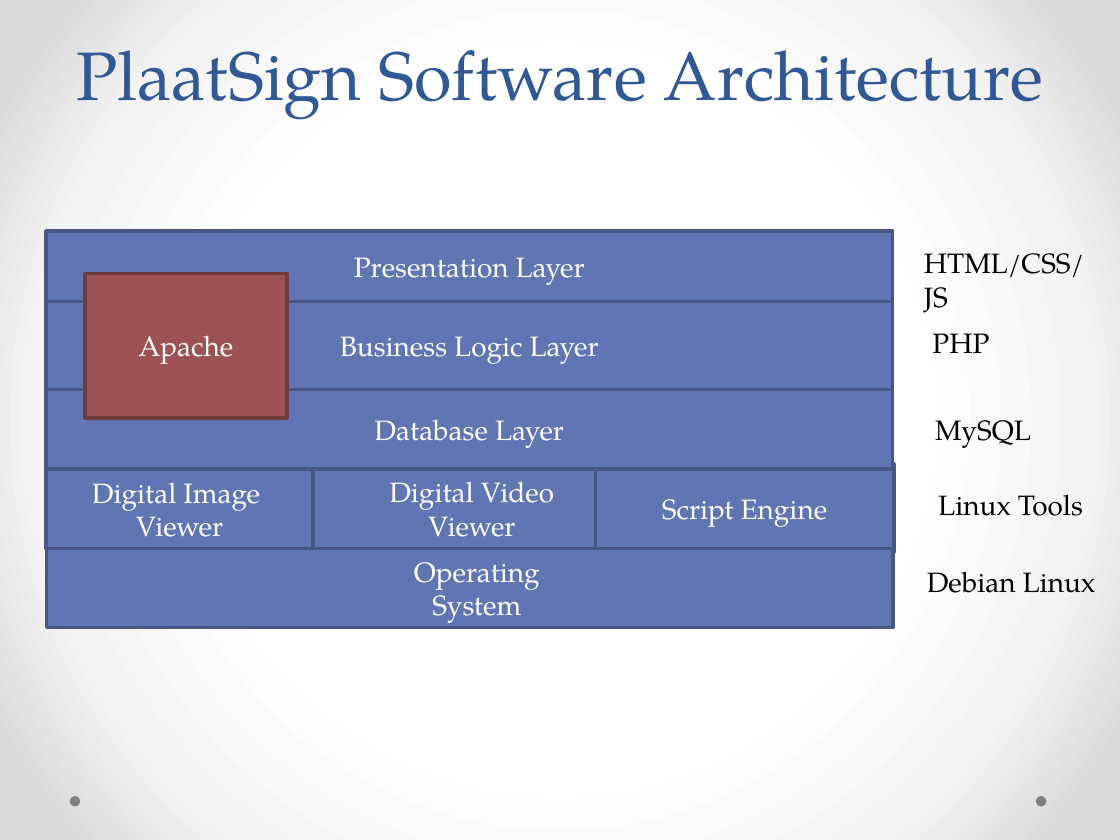
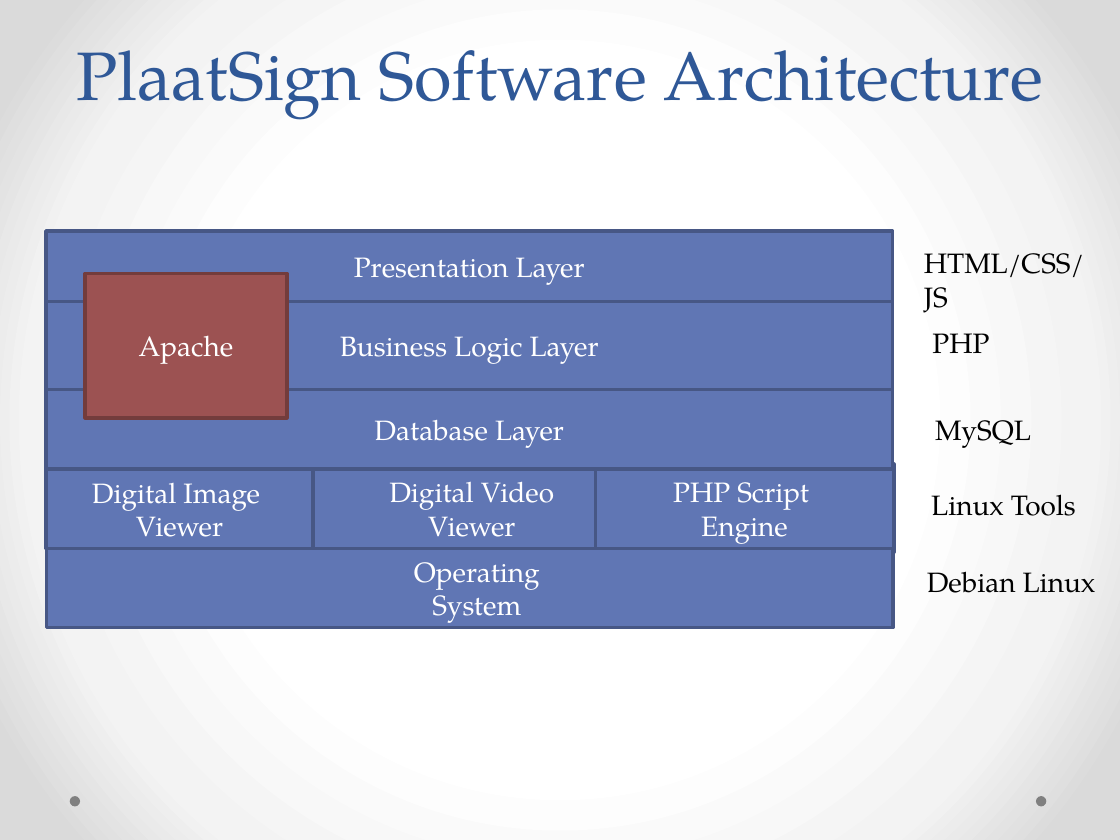
Before and after one commit to plaatsoft/plaatsign, a slide deck: slide 5 of doc/ppt/PlaatSign Design.pptx. Drawn at 1120x840 pixels with LibreOffice and Linux fonts; fonts in the diff are those of the drawing. Boxes give left, top, right and bottom in pixels: in the first picture for what was removed or moved away, otherwise in the second. Text is boxed around its words. In the diff, an @@ line names an element or a change of style, - is before the commit and + after.

```diff
--- a/doc/ppt/PlaatSign Design.pptx
+++ b/doc/ppt/PlaatSign Design.pptx
@@ text in rectangle at [673,482,809,544]: text changed @@
-Script Engine
+PHP Script
+Engine
@@ text "Linux Tools": place and size @@
-text "Linux Tools" at [938,494,1083,516]
+text "Linux Tools" at [931,494,1076,516]
```
Also in this commit, not shown: 2 other slides changed, 2 slides added, 1 slide removed, 3 other files.
